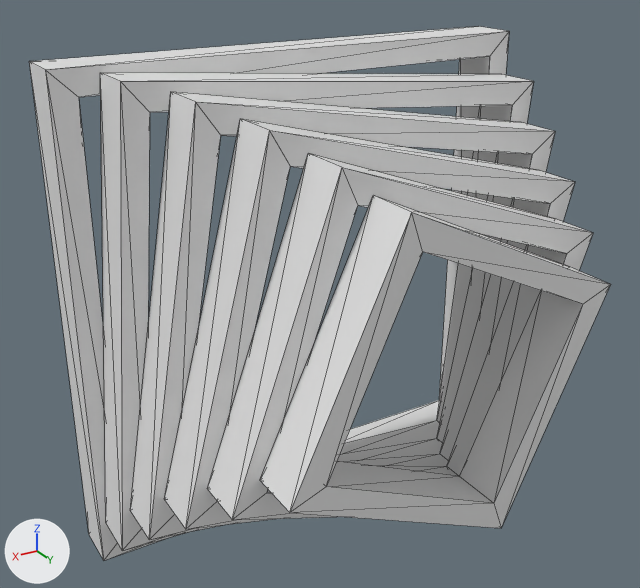
What one commit did to the glTF model Shared/3DModels/ExportedModels/SpinningSquares.glb.
The view is the same before and after, from a camera (50 mm lens) standing at (8.75, 15.46, 7.35) and looking at (0.59, 1.87, 0.55). The lights are fixed; the arrows at lower left show +X, +Y and +Z. Mesh edges are drawn as thin lines. Where no turn or scale is listed for an object, it has been applied to the vertices. Vertices at the same position are counted once.

Names of what the first picture shows: 'Ring01', 'Ring02', 'Ring03', 'Ring04', 'Ring05', 'Ring06'.
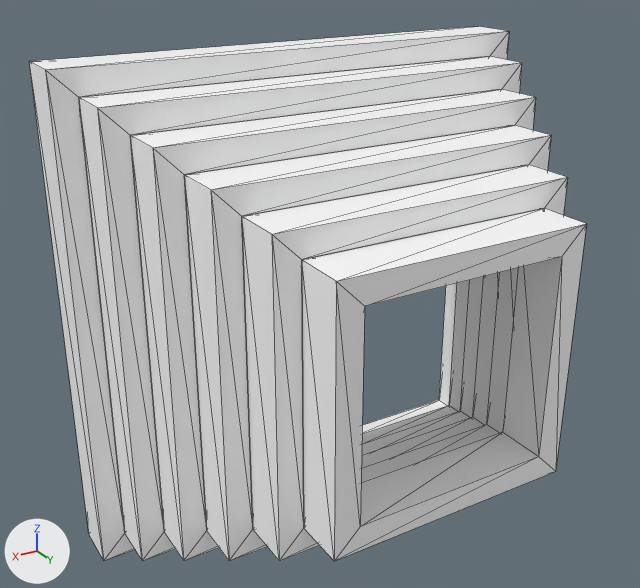
Where the newer file only moved an object's origin or applied its transform, the numbers keep the older frame.

Where the change shows, as pixel boxes [x1, y1, x2, y2] in the pictures (640 x 588 px):
'Ring06', recoloured, mesh turned
    before: [260, 195, 611, 528]
    after: [302, 208, 586, 561]
'Ring04', recoloured, mesh turned
    before: [164, 118, 575, 529]
    after: [185, 125, 551, 561]
'Ring03', recoloured, mesh turned
    before: [130, 92, 555, 540]
    after: [130, 89, 536, 561]
'Ring05', recoloured, mesh turned
    before: [207, 153, 593, 520]
    after: [242, 165, 568, 561]
'Ring02', recoloured, mesh turned
    before: [100, 72, 534, 551]
    after: [79, 56, 522, 561]
'Ring01', recoloured
    both: [29, 26, 509, 560]

What changed in the scene script:
```text
Change mat_material:
    mat_material.base_color: (0.8, 0.8, 0.8) -> (1.0, 1.0, 1.0)  # white #e7e7e7 -> white #ffffff
Change me_cube_001:
    where me_cube_001.from_pydata(...)  # 16 vertices, 32 faces; spans x -3.32..3.32, y -0.5..0.5, z -3.32..3.32
    used by ob_ring06; location = (0.0, 5.0, 0.0)
    me_cube_001 part 5: the whole mesh is turned 25 degrees about the y axis through its middle
Change me_cube_002:
    where me_cube_002.from_pydata(...)  # 16 vertices, 32 faces; spans x -3.85..3.85, y -0.5..0.5, z -3.85..3.85
    used by ob_ring05; location = (0.0, 4.0, 0.0)
    me_cube_002 part 4: the whole mesh is turned 20 degrees about the y axis through its middle
Change me_cube_003:
    where me_cube_003.from_pydata(...)  # 16 vertices, 32 faces; spans x -4.29..4.29, y -0.5..0.5, z -4.29..4.29
    used by ob_ring04; location = (0.0, 3.0, 0.0)
    me_cube_003 part 3: the whole mesh is turned 15 degrees about the y axis through its middle
Change me_cube_004:
    where me_cube_004.from_pydata(...)  # 16 vertices, 32 faces; spans x -4.63..4.63, y -0.5..0.5, z -4.63..4.63
    used by ob_ring03; location = (0.0, 2.0, 0.0)
    me_cube_004 part 2: the whole mesh is turned 10 degrees about the y axis through its middle
Change me_cube_005:
    where me_cube_005.from_pydata(...)  # 16 vertices, 32 faces; spans x -4.88..4.88, y -0.5..0.5, z -4.88..4.88
    used by ob_ring02; location = (0.0, 1.0, 0.0)
    me_cube_005 part 1: the whole mesh is turned 5 degrees about the y axis through its middle
```
